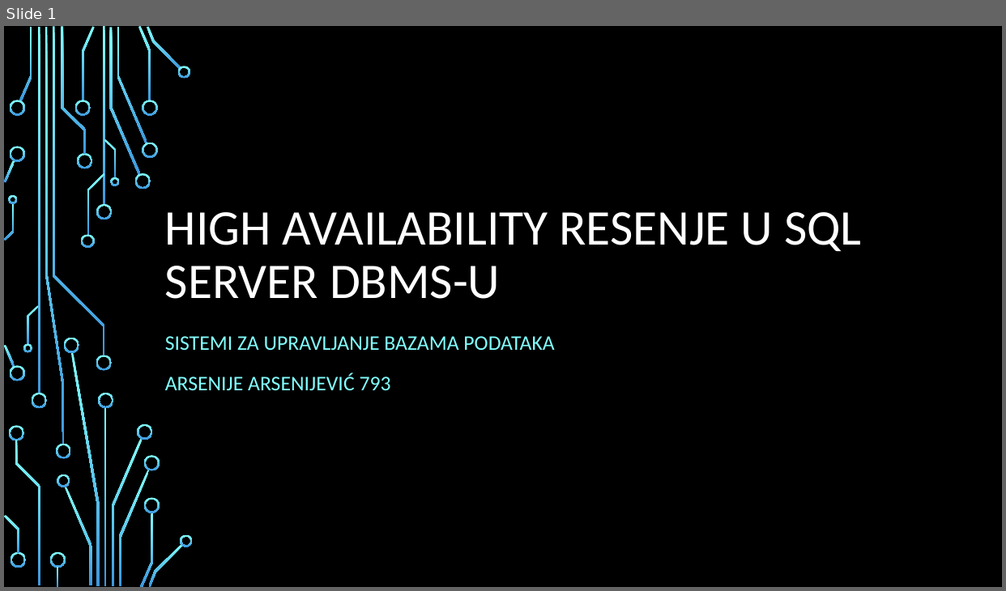
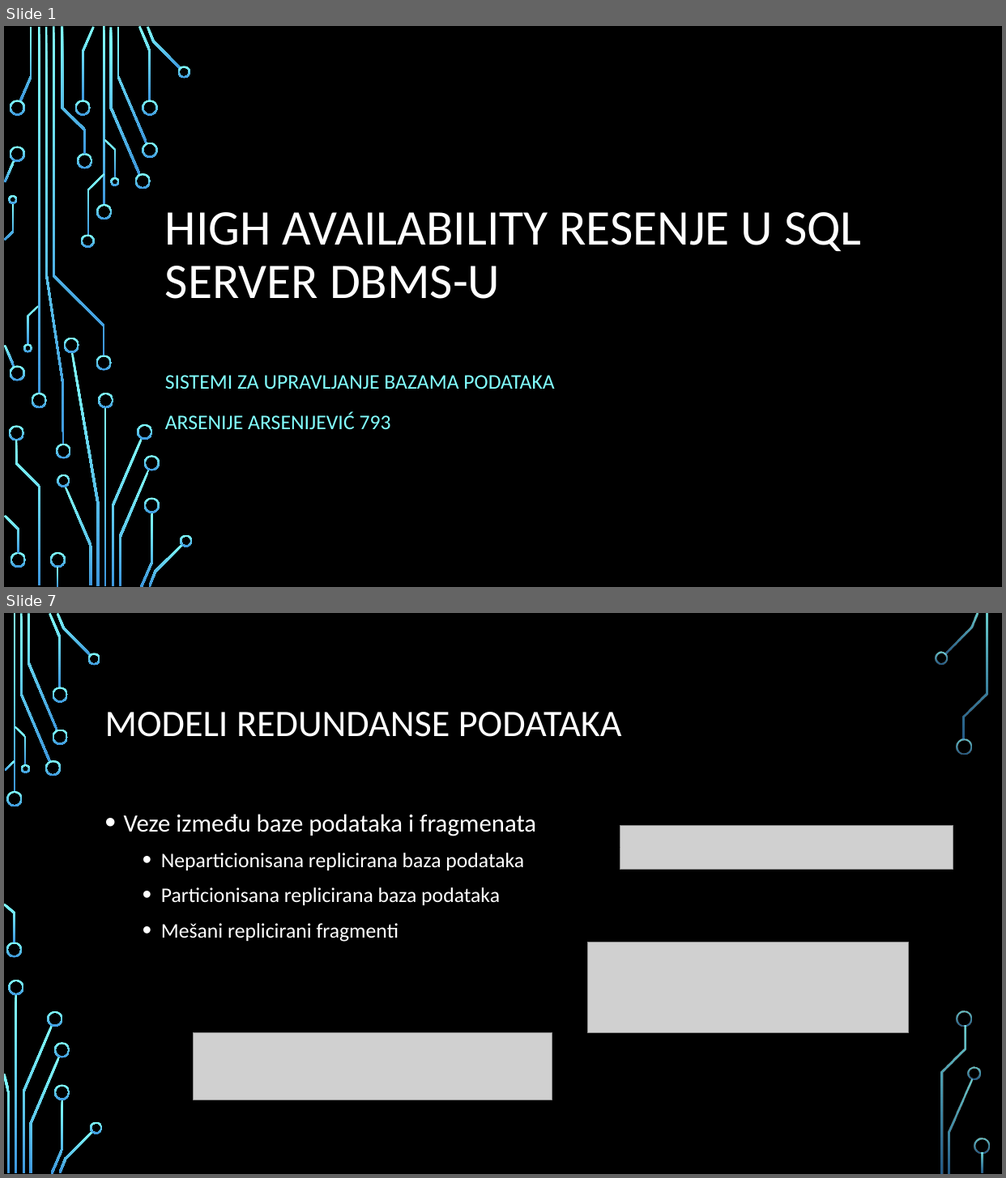
Before and after one commit to ArxyaArsa/master-dbms, a slide deck: Seminarski 3/3. High-Availability sistem u SQL Server DBMS-u.pptx. Shown one above the other, each under a label of ours: slide 1 before the commit, slides 1 and 7 after it; the slides between them are not shown. The pictures are 1006x591 and 1006x1178 pixels, drawn with LibreOffice and Linux fonts; fonts in the diff are those of the drawing; grey boxes stand for pictures; background and template pictures are left out. Boxes give left, top, right and bottom in pixels: in the first picture for what was removed or moved away, otherwise in the second. Text is boxed around its words. In the diff, an @@ line names an element or a change of style, - is before the commit and + after.

```diff
--- a/Seminarski 3/3. High-Availability sistem u SQL Server DBMS-u.pptx
+++ b/Seminarski 3/3. High-Availability sistem u SQL Server DBMS-u.pptx
@@ slide 7 added at box(4, 613, 1002, 1174), background picture (left out) @@
@@ title added at box(105, 712, 622, 737), 36 pt, text #FFFFFF @@
+MODELI REDUNDANSE PODATAKA
@@ text added at box(124, 814, 536, 942), 20 pt, text #FFFFFF @@
+• Veze između baze podataka i fragmenata
+  • Neparticionisana replicirana baza podataka
+  • Particionisana replicirana baza podataka
+  • Mešani replicirani fragmenti
@@ picture added at box(620, 825, 953, 870) @@
@@ arrow added from (543, 858) to (620, 847), #000000 0.75 pt @@
@@ arrow added from (515, 901) to (581, 979), #000000 0.75 pt @@
@@ arrow added from (403, 934) to (443, 1020), #000000 0.75 pt @@
@@ picture added at box(588, 943, 908, 1033) @@
@@ picture added at box(193, 1033, 552, 1101) @@
@@ group added at box(4, 613, 990, 1174): 33 freeform shapes, 3 rectangles @@
@@ slide 1 changed as well @@
@@ subtitle "SISTEMI ZA UPRAVLJANJE BAZAMA PODATAKA": place and size @@
-subtitle "SISTEMI ZA UPRAVLJANJE BAZAMA PODATAKA" at box(165, 336, 554, 390)
+subtitle "SISTEMI ZA UPRAVLJANJE BAZAMA PODATAKA" at box(165, 375, 554, 429)
```
Also in this commit, not shown: 14 other slides added, 1 other file.
